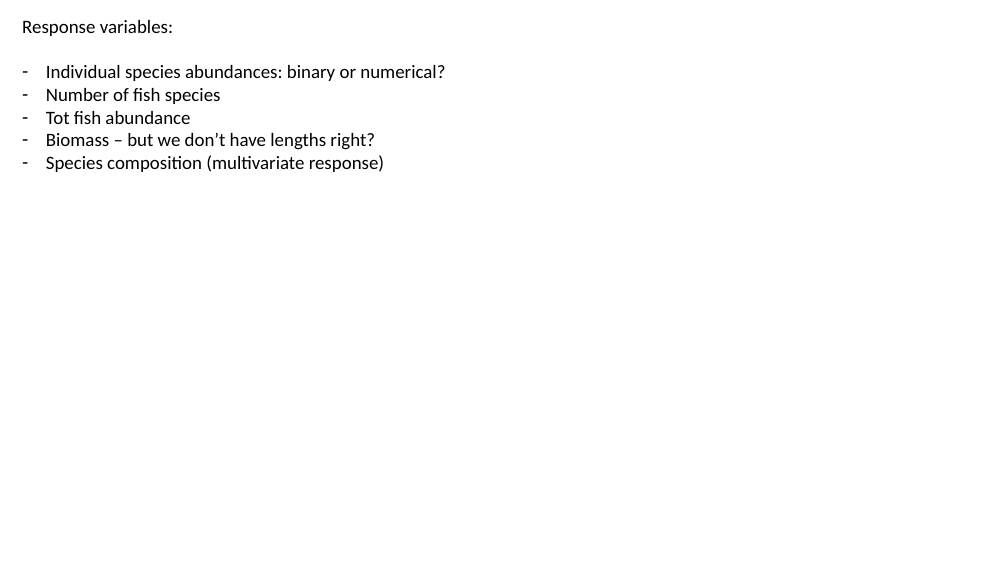
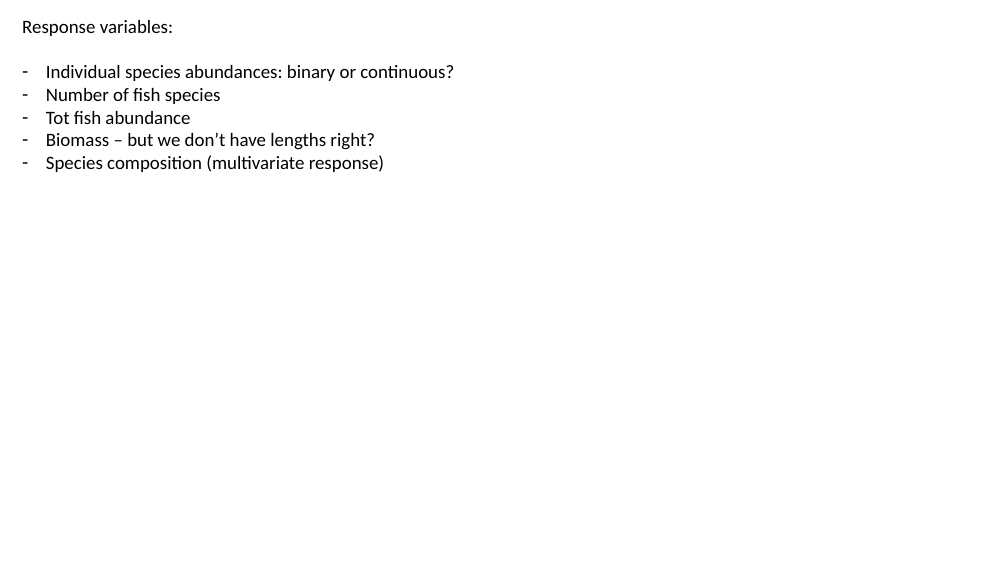
Before and after one commit to SerenaDonadi/Dod-ved, a slide deck: slide 12 of Electrofish data/LWD_analyses.pptx. Drawn at 1008x567 pixels with LibreOffice and Linux fonts; fonts in the diff are those of the drawing. Boxes give left, top, right and bottom in pixels: in the first picture for what was removed or moved away, otherwise in the second. Text is boxed around its words. In the diff, an @@ line names an element or a change of style, - is before the commit and + after.

```diff
--- a/Electrofish data/LWD_analyses.pptx
+++ b/Electrofish data/LWD_analyses.pptx
@@ text at bbox=[46, 65, 454, 81]: text changed @@
-– Individual species abundances: binary or numerical?
+– Individual species abundances: binary or continuous?
```
Also in this commit, not shown: 2 other slides changed, 3 other files.
